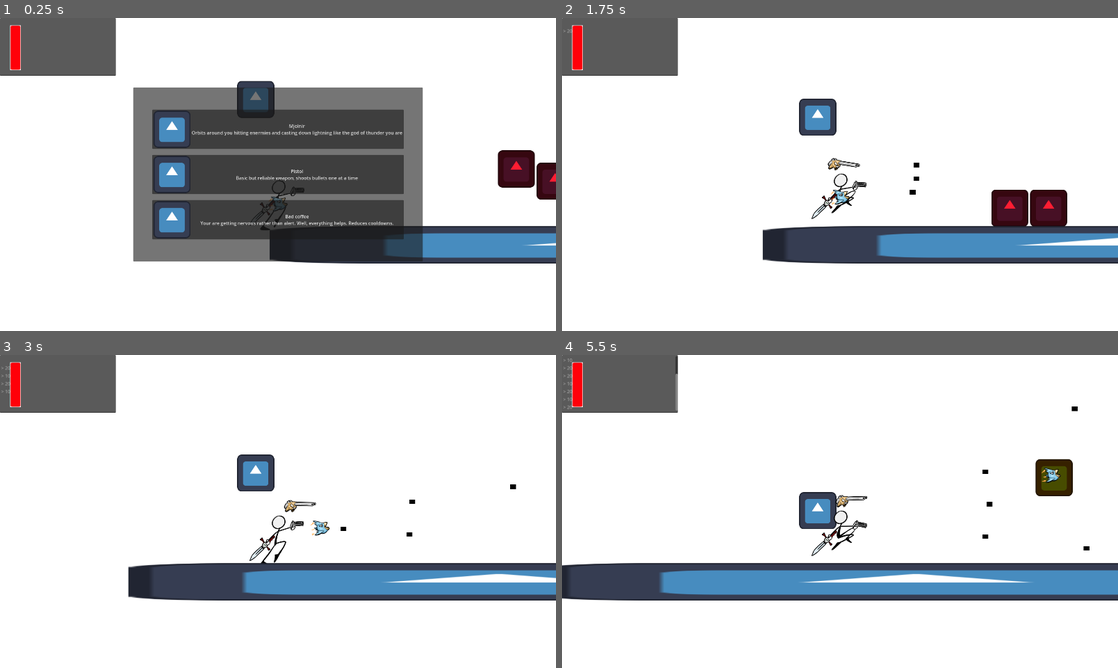
Above: before the commit, frames 1-4 (two rows, left to right).
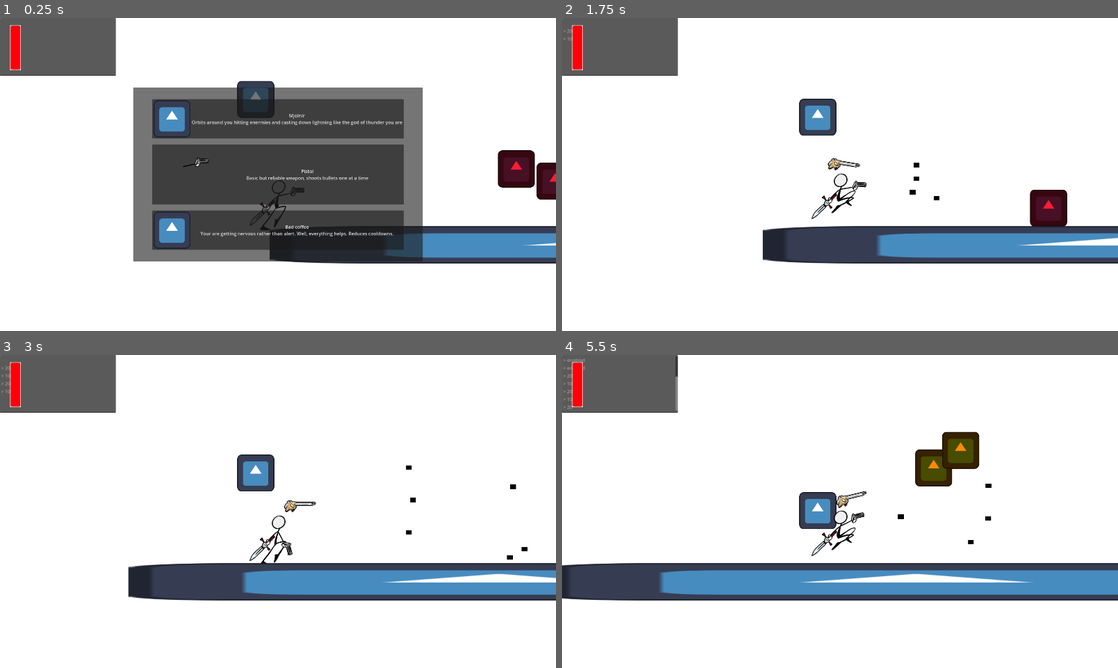
Above: after the commit, the same moments.

Repository: ricargoes/green-dusk
Game: Godot game, scene res://scenes/game.tscn
The game is run twice, just before and just after one commit, with the same random seed, the same clock (stepped at 60 frames per second) and the same inputs. The engine's default icon, where the game draws it, is replaced by a stand-in: a white triangle on a blue panel in a dark square.
Inputs:
- Up to frame 1 (0.25 s): no input
- Up to frame 2 (1.75 s): click "Mjolnir Orbits around you hit…" at 0.5 s; tap Space (jump) at 1.52 s
- Up to frame 3 (3 s): tap Space (jump) at 2.27 s
- Up to frame 4 (5.5 s): tap Space (jump) at 3.77, 4.52, 5.27 s

The runs differ from the first frame. In frame 1, 8.2% of the frame differs, in the area x 27-73%, y 26-74%; in frame 2, 0.9%; in frame 3, 0.3%; in frame 4, 2.7%.

Commit message:
spawners now are enabled through activators

Diff:
--- /dev/null
+++ b/scenes/activador.tscn
@@ -0,0 +1,10 @@
+[gd_scene load_steps=2 format=3 uid="uid://bu35il1yoex0l"]
+
+[sub_resource type="RectangleShape2D" id="RectangleShape2D_ybajg"]
+size = Vector2(40, 540)
+
+[node name="Activator" type="Area2D"]
+collision_layer = 0
+
+[node name="CollisionShape2D" type="CollisionShape2D" parent="."]
+shape = SubResource("RectangleShape2D_ybajg")
--- a/scenes/enemies/spawner.gd
+++ b/scenes/enemies/spawner.gd
@@ -4,16 +4,40 @@
 var spawning_resource: PoolManager.PoolResource = PoolManager.PoolResource.FLYING_ENEMY
 @export
 var spawning_frequency: float = 2.0
+@export
+var lifetime: float = 1.0
+@export
+var destination: Node2D = null
+@export
+var activator: Area2D = null
 
-func enable():
-	if $SpawningCooldown.is_stopped():
-		$SpawningCooldown.start(1.0/spawning_frequency)
+var velocity: Vector2
+
+func _ready() -> void:
+	disable()
+	if activator != null:
+		activator.body_entered.connect(enable)
+
+func _process(delta: float) -> void:
+	position += velocity*delta
+
+func enable(_by_who = null):
+	OnScreenTerminal.log("enabled")
+	$SpawningCooldown.start(1.0/spawning_frequency)
+	if lifetime > 0:
+		$Lifetime.start(lifetime)
+	velocity = Vector2.ZERO if destination == null else (destination.global_position - global_position)/lifetime
+	set_process(true)
 
 func disable():
-	if not $SpawningCooldown.is_stopped():
-		$SpawningCooldown.stop()
+	$SpawningCooldown.stop()
+	set_process(false)
 
 func spawn():
 	var instance: Node2D = PoolManager.get_instance(spawning_resource)
 	add_child(instance)
 	instance.global_position = global_position
+
+
+func _on_activator_body_entered(_body: Node2D) -> void:
+	enable()
--- a/scenes/enemies/spawner.tscn
+++ b/scenes/enemies/spawner.tscn
@@ -7,4 +7,8 @@
 
 [node name="SpawningCooldown" type="Timer" parent="."]
 
+[node name="Lifetime" type="Timer" parent="."]
+one_shot = true
+
 [connection signal="timeout" from="SpawningCooldown" to="." method="spawn"]
+[connection signal="timeout" from="Lifetime" to="." method="disable"]
--- a/scenes/game.gd
+++ b/scenes/game.gd
@@ -2,8 +2,6 @@
 
 @export
 var run_time: float = 300.0
-@export
-var proximity_disable: int = 1200
 
 const ANIMATION_BASE_RUNTIME: float = 300.0
 
@@ -34,13 +32,3 @@
 	await $CanvasLayer/EndScreen.game_restarted
 	get_tree().paused = false
 	get_tree().reload_current_scene()
-
-
-func _on_spawner_checker_timeout() -> void:
-	var hero_pos: Vector2 = $Hero.global_position
-	for spawner: Spawner in get_tree().get_nodes_in_group("spawners"):
-		var distance: float = (spawner.global_position - hero_pos).length()
-		if distance > proximity_disable and distance < 4000:
-			spawner.enable()
-		else:
-			spawner.disable()
--- a/scenes/game.tscn
+++ b/scenes/game.tscn
@@ -1,10 +1,11 @@
-[gd_scene load_steps=11 format=3 uid="uid://dwl37y77358r2"]
+[gd_scene load_steps=12 format=3 uid="uid://dwl37y77358r2"]
 
 [ext_resource type="PackedScene" uid="uid://f31q7ameb6hm" path="res://scenes/hero.tscn" id="1_2n3he"]
 [ext_resource type="Script" path="res://scenes/game.gd" id="1_17qkh"]
 [ext_resource type="Texture2D" uid="uid://5rou5wm7frds" path="res://resources/icon.svg" id="1_hu7ex"]
 [ext_resource type="PackedScene" uid="uid://bqlyqc1ygoqus" path="res://scenes/enemies/spawner.tscn" id="2_jktu5"]
 [ext_resource type="PackedScene" uid="uid://csfarad5ilhw6" path="res://scenes/enemies/enermy.tscn" id="3_i8n50"]
+[ext_resource type="PackedScene" uid="uid://bu35il1yoex0l" path="res://scenes/activador.tscn" id="3_winff"]
 [ext_resource type="PackedScene" uid="uid://df4mxycb4gc4m" path="res://scenes/end_screen.tscn" id="5_52ho5"]
 
 [sub_resource type="RectangleShape2D" id="RectangleShape2D_y7e0y"]
@@ -74,13 +75,23 @@
 [node name="Game" type="Node2D"]
 script = ExtResource("1_17qkh")
 run_time = 10.0
-proximity_disable = 1
 
 [node name="Spawners" type="Node2D" parent="."]
 
-[node name="Spawner" parent="Spawners" instance=ExtResource("2_jktu5")]
+[node name="Spawner" parent="Spawners" node_paths=PackedStringArray("destination", "activator") instance=ExtResource("2_jktu5")]
 position = Vector2(2101, 500)
-spawning_frequency = 1.0
+spawning_frequency = 3.0
+lifetime = 2.0
+destination = NodePath("../../Helpers/Marker2D")
+activator = NodePath("../../Helpers/Activator")
+
+[node name="Helpers" type="Node2D" parent="."]
+
+[node name="Marker2D" type="Marker2D" parent="Helpers"]
+position = Vector2(1500, 200)
+
+[node name="Activator" parent="Helpers" instance=ExtResource("3_winff")]
+position = Vector2(964, 465)
 
 [node name="Enermies" type="Node2D" parent="."]
 
@@ -140,12 +151,7 @@
 
 [node name="SunsetTime" type="Timer" parent="."]
 
-[node name="SpawnerChecker" type="Timer" parent="."]
-wait_time = 0.5
-autostart = true
-
 [connection signal="defeated" from="Enermies/Enermy" to="Hero" method="_on_enermy_defeated"]
 [connection signal="defeated" from="Enermies/Enermy2" to="Hero" method="_on_enermy_defeated"]
 [connection signal="died" from="Hero" to="." method="lose"]
 [connection signal="timeout" from="SunsetTime" to="." method="win"]
-[connection signal="timeout" from="SpawnerChecker" to="." method="_on_spawner_checker_timeout"]
--- a/scenes/global/game_library.gd
+++ b/scenes/global/game_library.gd
@@ -9,7 +9,7 @@
 	'Pistol': {
 		'type': PowerUpType.Weapon,
 		'description': 'Basic but reliable weapon, shoots bullets one at a time',
-		'icon': preload("res://resources/icon.svg"),
+		'icon': preload("res://resources/sprites/pj/pjArmGun.png"),
 		'scene': preload("res://scenes/powerups/shotgun.tscn")
 	},
 	'Sword and shield': {
@@ -21,13 +21,13 @@
 	'Boomerang': {
 		'type': PowerUpType.Weapon,
 		'description': 'Goes back and forth in a straigh line',
-		'icon': preload("res://resources/icon.svg"),
+		'icon': preload("res://resources/sprites/weapons/boomerang.png"),
 		'scene': preload("res://scenes/powerups/boomerang.tscn")
 	},
 	'Shotgun': {
 		'type': PowerUpType.Weapon,
 		'description': 'Blast in a wide arc to the nearest enemy',
-		'icon': preload("res://resources/icon.svg"),
+		'icon': preload("res://resources/sprites/weapons/escopeta.png"),
 		'scene': preload("res://scenes/powerups/shotgun.tscn")
 	},
 	'Rocket launcher': {
@@ -45,8 +45,8 @@
 	'Antiair bird': {
 		'type': PowerUpType.Weapon,
 		'description': 'Target airborne enermies and make them bit the dust',
-		'icon': preload("res://resources/icon.svg"),
-		'scene': preload("res://scenes/powerups/shotgun.tscn")
+		'icon': preload("res://resources/sprites/weapons/antiaereo1.png"),
+		'scene': preload("res://scenes/powerups/antiair_bird.tscn")
 	},
 	'Hollow point shells': {
 		'type': PowerUpType.Passive,
--- a/scenes/hero.tscn
+++ b/scenes/hero.tscn
@@ -14,7 +14,6 @@
 [ext_resource type="PackedScene" uid="uid://cdxbhwtpcrqwx" path="res://scenes/level_up_screen.tscn" id="7_y4fjo"]
 [ext_resource type="Texture2D" uid="uid://e7iq4rrlcxb8" path="res://resources/sprites/pj/pjArmSword.png" id="8_8jdhp"]
 [ext_resource type="Texture2D" uid="uid://clgvcank1n2xd" path="res://resources/sprites/pj/pjArmGun.png" id="8_cuksm"]
-[ext_resource type="PackedScene" uid="uid://de4ij3b8tp2ot" path="res://scenes/powerups/antiair_bird.tscn" id="15_2d218"]
 
 [sub_resource type="SpriteFrames" id="SpriteFrames_ldks5"]
 animations = [{
@@ -67,7 +66,6 @@
 collision_mask = 4
 floor_stop_on_slope = false
 script = ExtResource("1_omy4t")
-shooting_cooldown = 1.0
 
 [node name="Head" type="Sprite2D" parent="."]
 texture = ExtResource("2_3f0u1")
@@ -132,6 +130,4 @@
 wait_time = 0.3
 autostart = true
 
-[node name="AntiairBird" parent="." instance=ExtResource("15_2d218")]
-
 [connection signal="timeout" from="ShootingCooldown" to="." method="shoot"]
--- a/scenes/powerups/antiair_bird.gd
+++ b/scenes/powerups/antiair_bird.gd
@@ -5,12 +5,12 @@
 @export
 var damage: float = 24.0
 @export
-var cooldown_time: float = 0.5
+var cooldown_time: float = 1.0
 
 var target: Enemy = null
 
 func _ready() -> void:
-	$Cooldown.wait_time = cooldown_time
+	$Cooldown.wait_time = cooldown_time - 0.5
 
 func _process(delta: float) -> void:
 	if target == null or target.dead:
@@ -33,6 +33,6 @@
 func attack():
 	$AttackMove.play("attack")
 
-func _on_attack_move_animation_finished(anim_name: StringName) -> void:
+func _on_attack_move_animation_finished(_anim_name: StringName) -> void:
 	for enemy: Enemy in get_overlapping_bodies():
 		enemy.hurt(damage)
Not shown: 1 places in scenes/hero.tscn that only renumber resources
